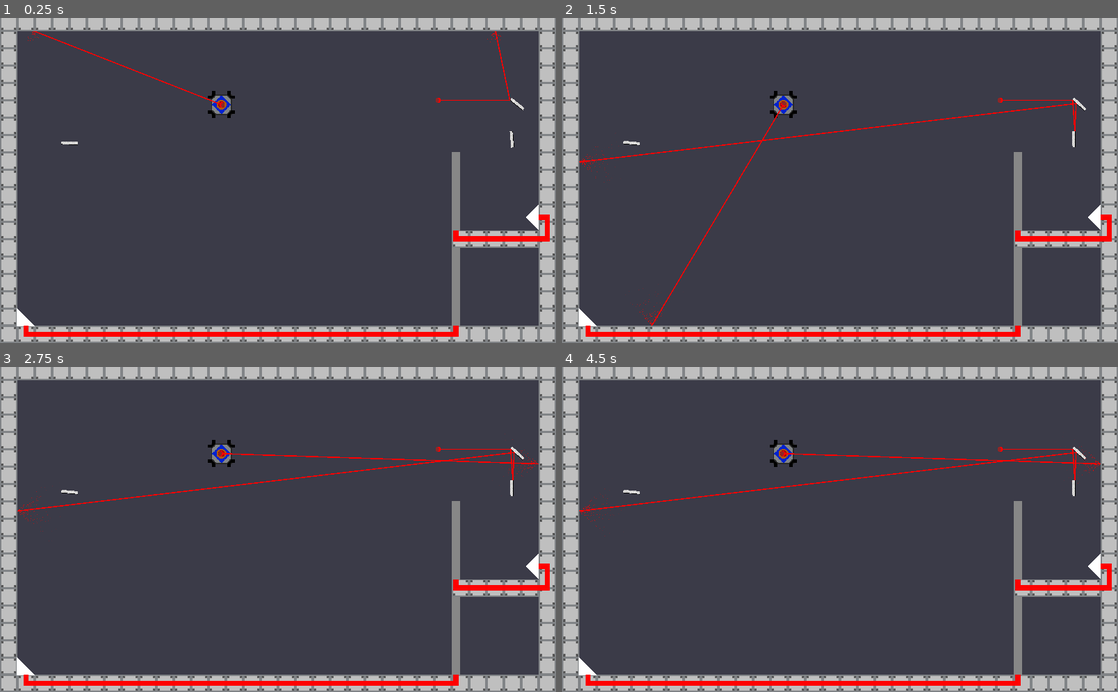
Above: before the commit, frames 1-4 (two rows, left to right).
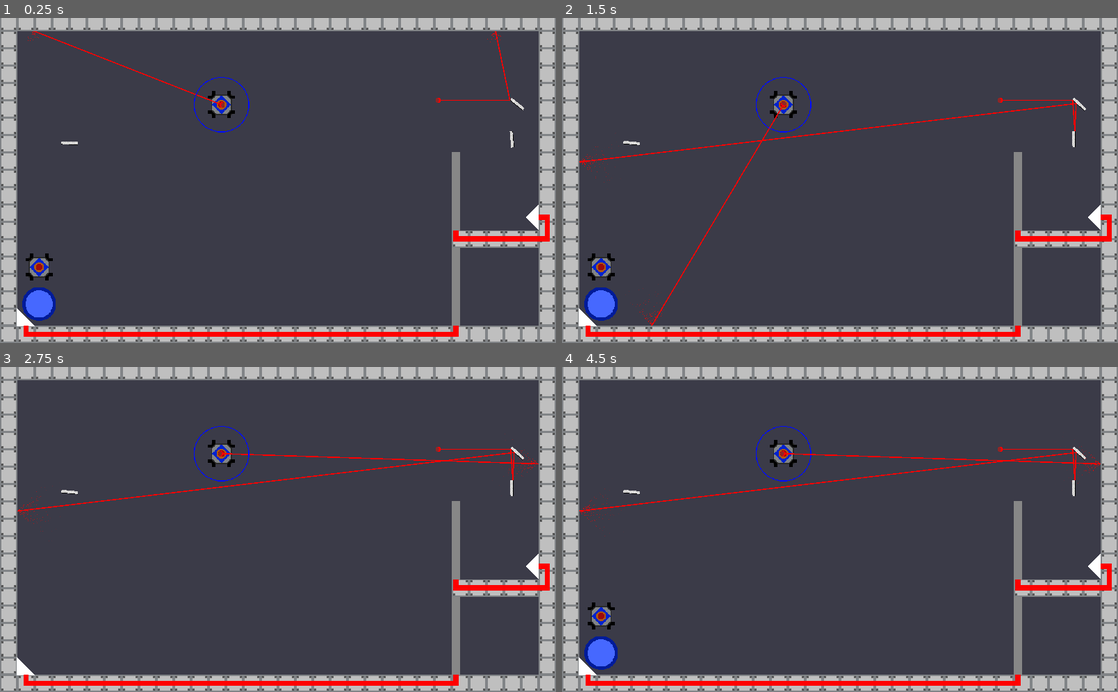
Above: after the commit, the same moments.

Repository: Call-Me-Sir/Calan-Game2021
Game: Godot game, scene res://Level 1.tscn
The game is run twice, just before and just after one commit, with the same random seed, the same clock (stepped at 60 frames per second) and the same inputs.
Inputs (mouse positions are in pixels of both pictures, inside the frame that each line leads up to):
- Up to frame 1 (0.25 s): no input
- Up to frame 2 (1.5 s): tap Enter at 0.5 s; move the mouse to (962, 164) at 0.52 s; hold E (Contraptionright) 0.53-1.28 s; tap Tab (UI ShowHide, bound only after the commit) at 0.6, 1.35 s; click (962, 164) at 0.67 s; move the mouse to (728, 196) at 1.27 s; hold Ctrl (slowdown) from 1.28 s (still down)
- Up to frame 3 (2.75 s): move the mouse to (333, 458) at 2.02 s; release Ctrl (slowdown) at 2.03 s; hold E (Contraptionright) from 2.03 s (still down); tap Tab (UI ShowHide, bound only after the commit) at 2.1 s
- Up to frame 4 (4.5 s): tap Space at 2.75 s; move the mouse to (812, 594) at 2.77 s; release E (Contraptionright) at 2.78 s; hold Shift (speedup) 2.78-3.53 s; tap Tab (UI ShowHide, bound only after the commit) at 2.85, 3.6, 4.35 s; click (812, 594) at 2.92 s; move the mouse to (1006, 578) at 3.52 s; hold Q (Contraptionleft) from 3.53 s (still down); move the mouse to (673, 480) at 4.27 s

The runs differ from the first frame. In frame 1, 0.9% of the frame differs, in the area x 4-45%, y 18-94%; in frame 2, 0.9%; in frame 3, less than 0.1%; in frame 4, 0.9%.

Commit message:
UI texture addition & Control Area Implemented

Diff:
--- a/RayArray/InLevelUI.gd
+++ b/RayArray/InLevelUI.gd
@@ -4,13 +4,19 @@
 # Declare member variables here. Examples:
 # var a = 2
 # var b = "text"
-
+var showing = true
 
 # Called when the node enters the scene tree for the first time.
 func _ready():
-	$Label.text == get_parent() # Replace with function body.
+	pass
+	#$Label.text == get_parent() # Replace with function body.
 
 
 # Called every frame. 'delta' is the elapsed time since the previous frame.
-#func _process(delta):
-#	pass
+func _process(delta):
+	if Input.is_action_just_pressed("UI ShowHide") and showing == true:
+		hide()
+		showing = false
+	elif Input.is_action_just_pressed("UI ShowHide") and showing == false:
+		show()
+		showing = true
--- a/RayArray/InLevelUI.tscn
+++ b/RayArray/InLevelUI.tscn
@@ -1,36 +1,37 @@
-[gd_scene load_steps=3 format=2]
+[gd_scene load_steps=4 format=2]
 
 [ext_resource path="res://InLevelUI.gd" type="Script" id=1]
 [ext_resource path="res://Imported resources/Player space ship (WIP)-2.png" type="Texture" id=2]
+[ext_resource path="res://Imported resources/Player space ship (WIP)-2.png.png" type="Texture" id=3]
 
 [node name="InLevelUI" type="MarginContainer"]
 anchor_top = 1.0
 anchor_right = 1.0
 anchor_bottom = 1.0
-margin_top = -174.0
-custom_constants/margin_right = 20
-custom_constants/margin_top = 20
-custom_constants/margin_left = 20
-custom_constants/margin_bottom = 20
+margin_top = -212.0
+custom_constants/margin_right = 40
+custom_constants/margin_top = 40
+custom_constants/margin_left = 40
+custom_constants/margin_bottom = 40
 script = ExtResource( 1 )
 __meta__ = {
 "_edit_use_anchors_": false
 }
 
 [node name="Label" type="Label" parent="."]
-margin_left = 20.0
-margin_top = 80.0
-margin_right = 1004.0
-margin_bottom = 94.0
+margin_left = 40.0
+margin_top = 99.0
+margin_right = 984.0
+margin_bottom = 113.0
 
 [node name="ShipOrClose" type="VBoxContainer" parent="."]
-margin_left = 20.0
-margin_top = 20.0
-margin_right = 1004.0
-margin_bottom = 154.0
+margin_left = 40.0
+margin_top = 40.0
+margin_right = 984.0
+margin_bottom = 172.0
 
 [node name="ItemsShip" type="HBoxContainer" parent="ShipOrClose"]
-margin_right = 984.0
+margin_right = 944.0
 margin_bottom = 64.0
 
 [node name="TextureRect" type="TextureRect" parent="ShipOrClose/ItemsShip"]
@@ -41,14 +42,18 @@
 [node name="Label" type="Label" parent="ShipOrClose/ItemsShip"]
 margin_left = 68.0
 margin_top = 25.0
-margin_right = 203.0
+margin_right = 68.0
 margin_bottom = 39.0
-text = "Don't burn Retrogade"
 __meta__ = {
 "_edit_use_anchors_": false
 }
 
 [node name="ItemsClose" type="HBoxContainer" parent="ShipOrClose"]
 margin_top = 68.0
-margin_right = 984.0
-margin_bottom = 68.0
+margin_right = 944.0
+margin_bottom = 132.0
+
+[node name="TextureRect" type="TextureRect" parent="ShipOrClose/ItemsClose"]
+margin_right = 64.0
+margin_bottom = 64.0
+texture = ExtResource( 3 )
--- a/RayArray/Level 1.tscn
+++ b/RayArray/Level 1.tscn
@@ -1,10 +1,11 @@
-[gd_scene load_steps=6 format=2]
+[gd_scene load_steps=7 format=2]
 
 [ext_resource path="res://Mirror.tscn" type="PackedScene" id=1]
 [ext_resource path="res://Playerspaceshipkinematic.tscn" type="PackedScene" id=2]
 [ext_resource path="res://Prototile.tscn" type="PackedScene" id=3]
 [ext_resource path="res://Door.tscn" type="PackedScene" id=4]
 [ext_resource path="res://LaserExperiment.tscn" type="PackedScene" id=5]
+[ext_resource path="res://InLevelUI.tscn" type="PackedScene" id=6]
 
 [node name="Level 1" type="Node"]
 
@@ -375,6 +376,8 @@
 [node name="NewRedLaser" parent="." instance=ExtResource( 5 )]
 position = Vector2( 808, 152 )
 
+[node name="InLevelUI" parent="." instance=ExtResource( 6 )]
+
 [editable path="Playerspaceshipkinematic"]
 [editable path="Mirror"]
 [editable path="Mirror2"]
--- a/RayArray/Playerspaceshipkinematic.tscn
+++ b/RayArray/Playerspaceshipkinematic.tscn
@@ -16,6 +16,7 @@
 [ext_resource path="res://Imported resources/Player space ship Thrust animations/l0_sprite_09.png" type="Texture" id=14]
 [ext_resource path="res://Imported resources/Player space ship Thrust animations/l0_sprite_08.png" type="Texture" id=15]
 [ext_resource path="res://MouseArea.gd" type="Script" id=16]
+[ext_resource path="res://Imported resources/New Piskel-1.png (2).png" type="Texture" id=17]
 
 [sub_resource type="SpriteFrames" id=1]
 animations = [ {
@@ -34,11 +35,6 @@
 "name": "Small Right",
 "speed": 5.0
 }, {
-"frames": [ null, ExtResource( 4 ), ExtResource( 15 ), ExtResource( 14 ), ExtResource( 12 ) ],
-"loop": false,
-"name": "Thrust Up",
-"speed": 15.0
-}, {
 "frames": [ ExtResource( 11 ) ],
 "loop": false,
 "name": "Small Up",
@@ -48,6 +44,11 @@
 "loop": false,
 "name": "Thrust Right",
 "speed": 15.0
+}, {
+"frames": [ null, ExtResource( 4 ), ExtResource( 15 ), ExtResource( 14 ), ExtResource( 12 ) ],
+"loop": false,
+"name": "Thrust Up",
+"speed": 15.0
 } ]
 
 [sub_resource type="CircleShape2D" id=2]
@@ -55,6 +56,9 @@
 
 [sub_resource type="CircleShape2D" id=3]
 radius = 1.0
+
+[sub_resource type="CircleShape2D" id=4]
+radius = 51.0
 
 [node name="Playerspaceshipkinematic" type="KinematicBody2D"]
 collision_layer = 4
@@ -102,6 +106,15 @@
 
 [node name="RedLaser" parent="." instance=ExtResource( 3 )]
 
+[node name="Sprite" type="Sprite" parent="."]
+scale = Vector2( 0.75, 0.75 )
+texture = ExtResource( 17 )
+
+[node name="ControlArea" type="Area2D" parent="."]
+
+[node name="CollisionShape2D" type="CollisionShape2D" parent="ControlArea"]
+shape = SubResource( 4 )
+
 [connection signal="area_entered" from="PickupArea" to="." method="_on_PickupArea_area_entered"]
 [connection signal="area_exited" from="PickupArea" to="." method="_on_PickupArea_area_exited"]
 [connection signal="area_entered" from="MouseArea" to="." method="_on_MouseArea_area_entered"]
--- a/RayArray/Scripts/Playerspaceshipkinematic.gd
+++ b/RayArray/Scripts/Playerspaceshipkinematic.gd
@@ -17,6 +17,7 @@
 onready var _animated_sprite3 = $SpaceshipThrust3
 onready var _animated_sprite4 = $SpaceshipThrust4
 onready var pickup_area = $PickupArea
+onready var control_area = $ControlArea
 
 var mouse_object = null
 var local_objects
@@ -31,7 +32,7 @@
 #Mr Smith version of deploycheck
 func reparent_object():
 	local_objects = pickup_area.get_overlapping_areas()
-	#local_objects.erase(self)
+	local_objects.erase(control_area)
 	if local_objects.empty():
 		return
 	closest_object = local_objects[0]
--- a/RayArray/project.godot
+++ b/RayArray/project.godot
@@ -84,6 +84,11 @@
 "events": [ Object(InputEventKey,"resource_local_to_scene":false,"resource_name":"","device":0,"alt":false,"shift":false,"control":false,"meta":false,"command":false,"pressed":false,"scancode":90,"unicode":0,"echo":false,"script":null)
  ]
 }
+"UI ShowHide"={
+"deadzone": 0.5,
+"events": [ Object(InputEventKey,"resource_local_to_scene":false,"resource_name":"","device":0,"alt":false,"shift":false,"control":false,"meta":false,"command":false,"pressed":false,"scancode":16777218,"unicode":0,"echo":false,"script":null)
+ ]
+}
 
 [rendering]
 
Binary file added: RayArray/Imported resources/New Piskel-1.png (2).png
Not shown, added: RayArray/Imported resources/New Piskel-1.png (2).png.import
Binary file added: RayArray/Imported resources/Player space ship (WIP)-1.png (3).png
Not shown, added: RayArray/Imported resources/Player space ship (WIP)-1.png (3).png.import
Binary file added: RayArray/Imported resources/Player space ship (WIP)-1.png (4).png
Not shown, added: RayArray/Imported resources/Player space ship (WIP)-1.png (4).png.import
Binary file added: RayArray/Imported resources/Player space ship (WIP)-1.png (6).png
Not shown, added: RayArray/Imported resources/Player space ship (WIP)-1.png (6).png.import
Binary file added: RayArray/Imported resources/Player space ship (WIP)-2.png.png
Not shown, added: RayArray/Imported resources/Player space ship (WIP)-2.png.png.import
Not shown: 1 places in RayArray/Playerspaceshipkinematic.tscn that only renumber resources
